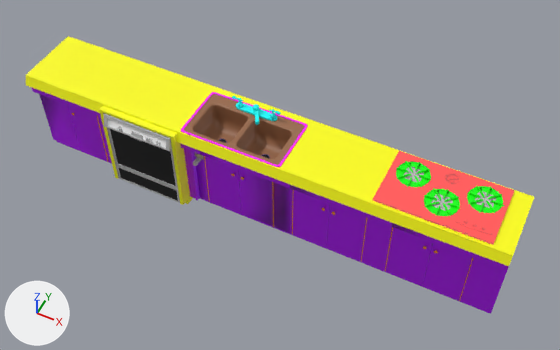
Two versions of the FBX model Furniture/KitchenCabinets_high.fbx, one commit apart.
Both versions are drawn from a 50 mm camera at (0.189, -0.793, 1.013) aimed at (-0.177, -0.06, 0.097). The axes (+X, +Y, +Z) are drawn at lower left. The lights are the same throughout. Where no turn or scale is listed for an object, it has been applied to the vertices. Vertices at the same position are counted once.

Before the edit, the objects in view are built like this:
```python
ob_countertop = bpy.data.objects.new('Countertop', me_mesh_003)
ob_countertop.location = (-0.211, -0.063, 0.088)
ob_dishwasher = bpy.data.objects.new('Dishwasher', me_mesh)
ob_dishwasher.location = (-0.392, -0.092, 0.085)
ob_stovetop = bpy.data.objects.new('Stovetop', me_mesh_001)
ob_stovetop.location = (0.079, -0.056, 0.18)
# also in view: 'Sink' at (-0.236, -0.062, 0.171)
```
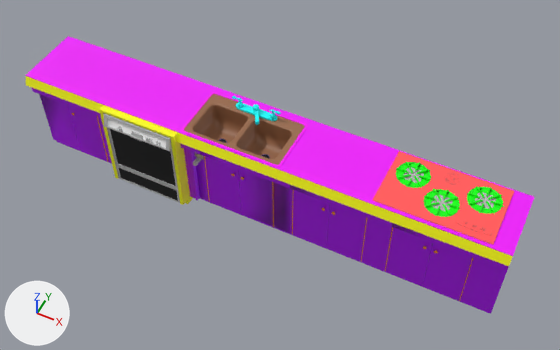
Pixel boxes (x1, y1, x2, y2) of what changed, in the pictures (560 x 350 px):
'Stovetop', moved
    both: (373, 151, 514, 245)
part 1 of me_mesh_003, recoloured (yellow to pink)
    both: (26, 36, 534, 256)

The edits, one by one:
Material 'countertop_plastic' (mat_countertop_plastic) is new.
Its base color is (0.883, 0.0, 1.0) (pink #f100ff).
me_mesh_003 is used by ob_countertop; location (-0.211, -0.063, 0.088).
me_mesh_003 had 2103 vertices, 3888 faces and spanned x -0.404..0.404, y -0.063..0.063, z -0.087..0.088.
me_mesh_003 now has 2092 vertices, 3864 faces and spans x -0.404..0.404, y -0.063..0.063, z -0.087..0.088.
me_mesh_003 part 1: 61 faces spanning x -0.403..0.404, y -0.052..0.063, z 0.087..0.088 switch from mat_countertop_wood (yellow #ffff00) to mat_countertop_plastic (pink #f100ff).
Object 'Stovetop' (ob_stovetop) moves from (0.079, -0.056, 0.18) to (0.079, -0.056, 0.179).
